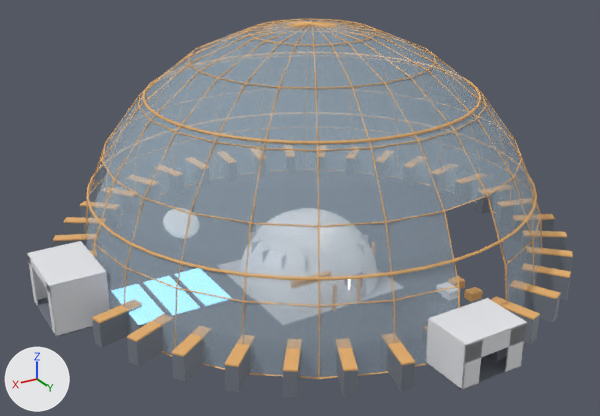
The glTF model Assets/_Project/Art/Models/Sketchfab/SM_MoonBase_Custom.glb: old version first, new version second.
Rendered twice from a camera (50 mm lens) standing at (42.2, 68.5, 42.7) and looking at (-0.9, -3.3, 6.8). Every picture has the same lights, and +X, +Y and +Z are marked at lower left. The older version comes first. Where no turn or scale is listed for an object, it has been applied to the vertices. Vertices at exactly the same position are counted once.

In view in the first picture: 'AirE_Roof', 'AirE_W2', 'AirS_Roof', 'AirS_SoH', 'AirS_W2', 'Glass_Hemisphere', 'Glass_Lattice', 'LatticeH_19', 'LatticeH_9', 'Ring_1', 'Ring_11', 'Ring_2' and 42 more.
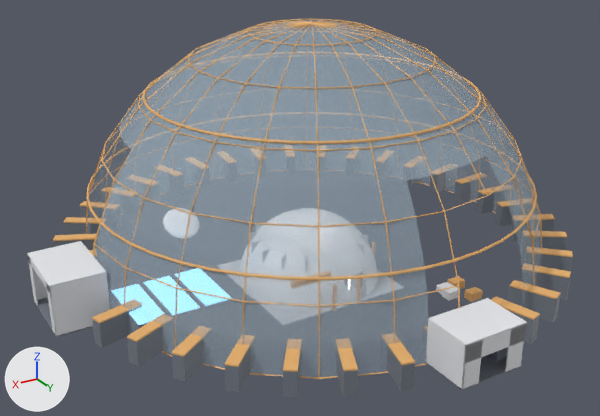
The change, as a diff of the scene's bpy script:
```diff
--- a/Assets/_Project/Art/Models/Sketchfab/SM_MoonBase_Custom.glb.py
+++ b/Assets/_Project/Art/Models/Sketchfab/SM_MoonBase_Custom.glb.py
@@ me_球体_001 @@
 # used by ob_glass_hemisphere; location = (-4.0, -6.0, 0.0)
-me_球体_001.from_pydata(...)  # 569 vertices, 1072 faces; spans x -26.0..26.0, y -26.0..26.0, z 0.0..26.0
+me_球体_001.from_pydata(...)  # 547 vertices, 1024 faces; spans x -26.0..26.0, y -26.0..25.8, z 0.0..26.0
+# me_球体_001 part 1: 11 vertices removed from x -6.7..0.0, y 21.7..26.0, z 0.0..13.0
+# me_球体_001 part 2: 11 vertices removed from x 20.8..25.8, y -9.9..-2.9, z 0.0..13.0
 me_球体_001.materials.append(mat_mat_glassdome)
@@ me_球体_002 @@
 # used by ob_glass_lattice; location = (-4.0, -6.0, 0.0)
-me_球体_002.from_pydata(...)  # 9134 vertices, 18736 faces; spans x -26.2..26.2, y -26.2..26.2, z 0.0..26.2
+me_球体_002.from_pydata(...)  # 8994 vertices, 18448 faces; spans x -26.2..26.2, y -26.2..26.2, z 0.0..26.2
+# me_球体_002 part 3: 114 vertices moved within x -25.3..21.9, y -22.6..21.9, z 6.7..25.3; 141 vertices removed from x -13.1..-5.8, y 19.6..25.3, z 0.0..13.1; 1 vertex added at x -12.7, y 22.0, z 6.8
 me_球体_002.materials.append(mat_mat_trimorange)
```

Location of each change, [x1, y1, x2, y2] in pixels of the pictures (600 x 416 px):
'Glass_Hemisphere', reshaped
    before: [82, 20, 542, 377]
    after: [86, 20, 542, 377]
part 1 of me_球体_001, deleted
    before: [407, 163, 523, 318]
part 2 of me_球体_001, deleted
    before: [82, 121, 124, 255]
part 3 of me_球体_002, cut back
    before: [138, 26, 538, 304]
    after: [118, 20, 535, 299]
